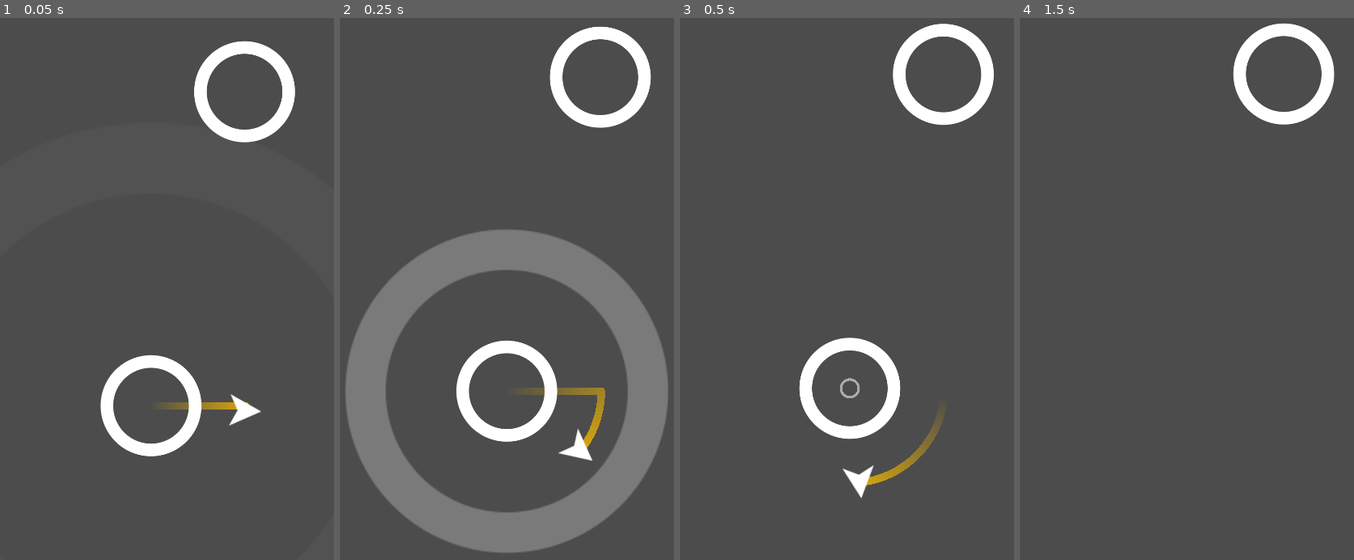
Above: before the commit, frames 1-4 (left to right).
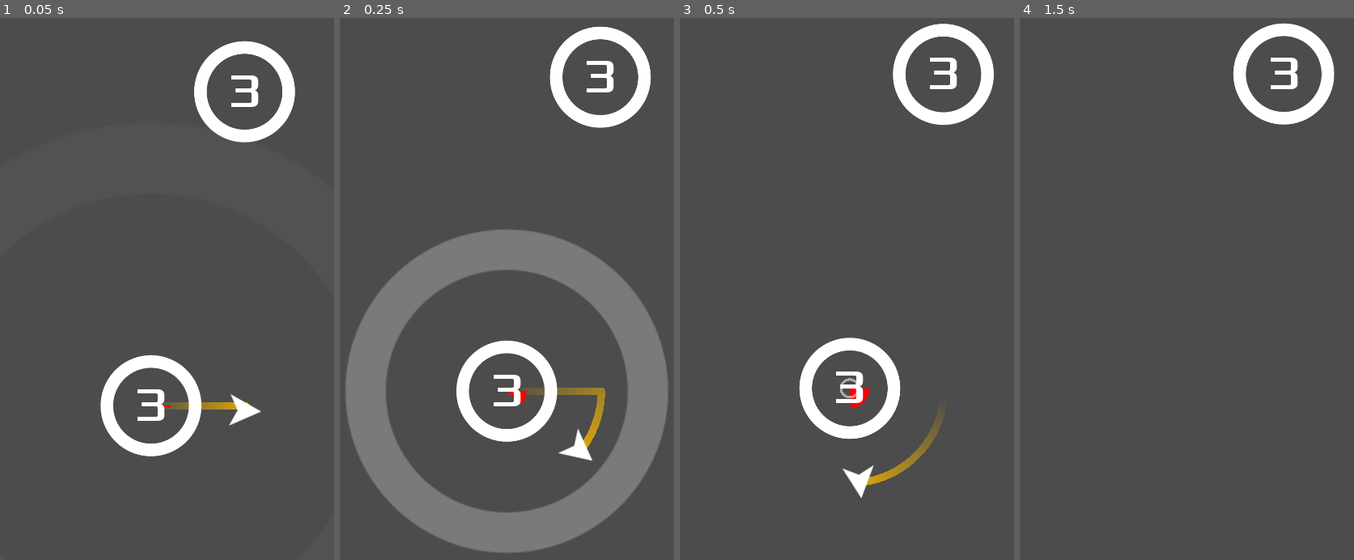
Above: after the commit, the same moments.

Repository: redawgts/KidsCanCode_CircleJump
Game: Godot game, scene res://Main.tscn
The game is run twice, just before and just after one commit, with the same random seed, the same clock (stepped at 60 frames per second) and the same inputs.
Inputs (mouse positions are in pixels of both pictures, inside the frame that each line leads up to):
- Up to frame 1 (0.05 s): no input
- Up to frame 2 (0.25 s): no input
- Up to frame 3 (0.5 s): no input
- Up to frame 4 (1.5 s): move the mouse to (1270, 202) at 0.52 s; click (1270, 202) at 0.67 s; move the mouse to (1116, 267) at 1.27 s; click (1116, 267) at 1.42 s

The runs differ from the first frame. In frame 1, 0.5% of the frame differs, in the area x 41-78%, y 10-75%; in frame 2, 0.5%; in frame 3, 0.6%, in the area x 46-84%, y 7-72%; in frame 4, 0.2%.

Commit message:
Circle Jump: A Godot Mobile Game (Part 3)

Diff:
--- a/Objects/Circle.gd
+++ b/Objects/Circle.gd
@@ -1,7 +1,15 @@
 extends Area2D
+
+enum Modes { STATIC, LIMITED }
 
 export(int) var radius := 100
 export(float) var rotation_speed := PI
+export(Modes) var mode := Modes.STATIC
+
+var num_orbits = 3
+var current_orbits = 0
+var orbit_start = null
+var jumper = null
 
 onready var collision_shape := $CollisionShape2D
 onready var sprite := $Sprite
@@ -10,7 +18,8 @@
 onready var animation_player: AnimationPlayer = $AnimationPlayer
 
 
-func init(_position, _radius = radius):
+func init(_position, _radius = radius, _mode = Modes.LIMITED):
+	set_mode(_mode)
 	position = _position
 	radius = _radius
 	collision_shape.shape = collision_shape.shape.duplicate()
@@ -20,14 +29,62 @@
 	orbit_position.position.x = radius + 25
 	rotation_speed *= pow(-1, randi() % 2)
 
+
 func _process(delta: float) -> void:
 	pivot.rotation += rotation_speed * delta
+	if mode == Modes.LIMITED and jumper:
+		check_orbits()
+		update()
+
+
+func _draw() -> void:
+	if jumper:
+		var r = ((radius - 50) / num_orbits) * (1 + num_orbits - current_orbits)
+		draw_circle_arc_poly(Vector2.ZERO, r + 10, orbit_start + PI / 2,
+				$Pivot.rotation + PI / 2, Color(1, 0, 0))
+
+
+func draw_circle_arc_poly(center, radius, angle_from, angle_to, color):
+	var nb_points = 32
+	var points_arc = PoolVector2Array()
+	points_arc.push_back(center)
+	var colors = PoolColorArray([color])
+
+	for i in range(nb_points + 1):
+		var angle_point = angle_from + i * (angle_to - angle_from) / nb_points - PI/2
+		points_arc.push_back(center + Vector2(cos(angle_point), sin(angle_point)) * radius)
+	draw_polygon(points_arc, colors)
+
+
+func check_orbits():
+	if abs($Pivot.rotation - orbit_start) > 2 * PI:
+		current_orbits -= 1
+		$Label.text = str(current_orbits)
+		if current_orbits <= 0:
+			jumper.die()
+			jumper = null
+			implode()
+		orbit_start = $Pivot.rotation
+
+func set_mode(_mode):
+	mode = _mode
+	match mode:
+		Modes.STATIC:
+			$Label.hide()
+		Modes.LIMITED:
+			current_orbits = num_orbits
+			$Label.text = str(current_orbits)
+			$Label.show()
+
 
 func implode():
 	animation_player.play("implode")
 	yield(animation_player, "animation_finished")
 	queue_free()
 
-func capture():
+
+func capture(target):
+	jumper = target
 	animation_player.play("capture")
-	yield(animation_player, "animation_finished")
+	$Pivot.rotation = (jumper.position - position).angle()
+	orbit_start = $Pivot.rotation
--- a/Objects/Circle.tscn
+++ b/Objects/Circle.tscn
@@ -1,8 +1,9 @@
-[gd_scene load_steps=7 format=2]
+[gd_scene load_steps=8 format=2]
 
 [ext_resource path="res://assets/images/circle_1.png" type="Texture" id=1]
 [ext_resource path="res://objects/color_shader.tres" type="Material" id=2]
 [ext_resource path="res://objects/circle.gd" type="Script" id=3]
+[ext_resource path="res://assets/fonts/xolonium_64.tres" type="DynamicFont" id=4]
 
 [sub_resource type="CircleShape2D" id=1]
 radius = 131.004
@@ -101,3 +102,16 @@
 [node name="AnimationPlayer" type="AnimationPlayer" parent="."]
 anims/capture = SubResource( 5 )
 anims/implode = SubResource( 3 )
+
+[node name="Label" type="Label" parent="."]
+anchor_left = 0.5
+anchor_top = 0.5
+anchor_right = 0.5
+anchor_bottom = 0.5
+margin_left = -22.5
+margin_top = -39.0
+margin_right = 22.5
+margin_bottom = 39.0
+custom_fonts/font = ExtResource( 4 )
+text = "1"
+align = 1
--- a/Objects/Jumper.gd
+++ b/Objects/Jumper.gd
@@ -15,19 +15,6 @@
 		jump()
 
 
-func jump():
-	target.implode()
-	target = null
-	velocity = transform.x * jump_speed
-
-
-func _on_Jumper_area_entered(area):
-	target = area
-	target.get_node("Pivot").rotation = (position - target.position).angle()
-	velocity = Vector2.ZERO
-	emit_signal("captured", area)
-
-
 func _physics_process(delta: float):
 	if trail.points.size() > trail_length:
 		trail.remove_point(0)
@@ -37,3 +24,25 @@
 		transform = target.orbit_position.global_transform
 	else:
 		position += velocity * delta
+
+
+func jump():
+	target.implode()
+	target = null
+	velocity = transform.x * jump_speed
+
+
+func die():
+	target = null
+	queue_free()
+
+
+func _on_Jumper_area_entered(area):
+	target = area
+	velocity = Vector2.ZERO
+	emit_signal("captured", area)
+
+
+func _on_visibility_notifier_screen_exited() -> void:
+	if !target:
+		die()
--- a/Objects/Jumper.tscn
+++ b/Objects/Jumper.tscn
@@ -36,3 +36,4 @@
 end_cap_mode = 2
 
 [connection signal="area_entered" from="." to="." method="_on_Jumper_area_entered"]
+[connection signal="screen_exited" from="VisibilityNotifier2D" to="." method="_on_visibility_notifier_screen_exited"]
--- a/main.gd
+++ b/main.gd
@@ -29,5 +29,5 @@
 
 func _on_jumper_captured(object):
 	$Camera2D.position = object.position
-	object.capture()
+	object.capture(player)
 	call_deferred("spawn_circle")
